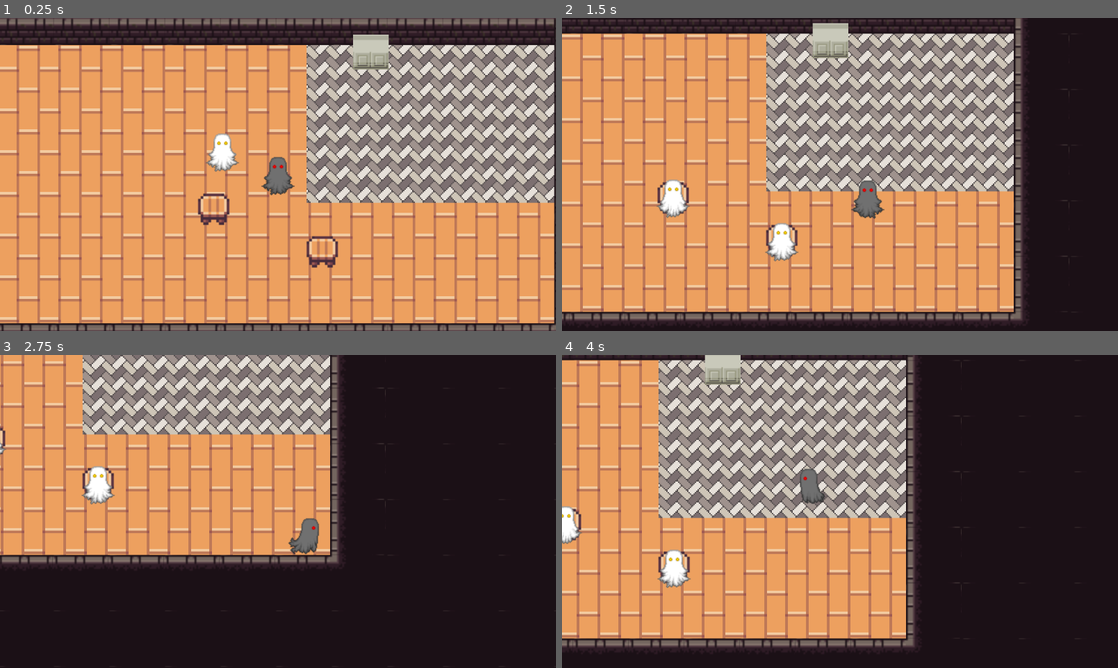
Above: before the commit, frames 1-4 (two rows, left to right).
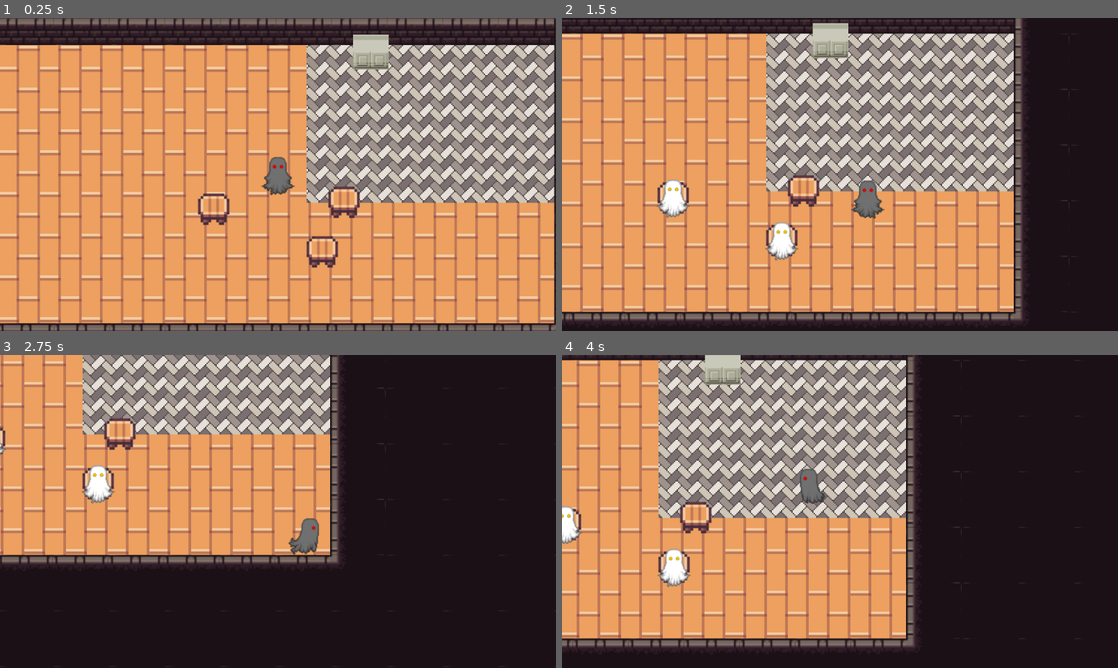
Above: after the commit, the same moments.

Repository: ikylios/GPC2022
Game: Godot game, scene res://scenes/Main.tscn
Same seed, same stepped clock (60 frames per second), same inputs: the game is played once before the commit and once after it.
Inputs:
- Up to frame 1 (0.25 s): no input
- Up to frame 2 (1.5 s): tap Enter (ui_accept) at 0.5, 0.77 s; hold D (move_right) 0.53-1.28 s; tap E (interact) at 0.6 s; hold S (move_down) from 1.28 s (still down); tap C at 1.35 s
- Up to frame 3 (2.75 s): tap Enter (ui_accept) at 1.52 s; release S (move_down) at 2.03 s; hold D (move_right) from 2.03 s (still down); tap E (interact) at 2.1 s
- Up to frame 4 (4 s): release D (move_right) at 2.78 s; hold W (move_up) 2.78-3.53 s; tap C at 2.85 s; tap Enter (ui_accept) at 3.02, 3.77 s; hold A (move_left) from 3.53 s (still down); tap E (interact) at 3.6 s

The runs differ from the first frame. In frame 1, 0.9% of the frame differs, in the area x 37-65%, y 36-64%; in frame 2, 0.7%; in frame 3, 0.7%; in frame 4, 0.7%.

Commit message:
stool is added to group  at its

Diff:
--- a/src/scenes/Main.gd
+++ b/src/scenes/Main.gd
@@ -42,8 +42,6 @@
 		self.add_child(customer_as_instance)
 		selected_customers.append(customer_as_instance)
 
-	get_node("@Ghost_NPC@2").global_position = Vector2(450, 250)
-
 	return selected_customers
 
 
--- a/src/scenes/Main.tscn
+++ b/src/scenes/Main.tscn
@@ -246,3 +246,6 @@
 
 [node name="Ingredients_box2" parent="." instance=ExtResource( 10 )]
 position = Vector2( 621, 136 )
+
+[node name="Stool3" parent="." instance=ExtResource( 7 )]
+position = Vector2( 590, 309 )
--- /dev/null
+++ b/src/scenes/Stool.gd
@@ -0,0 +1,7 @@
+extends Area2D
+
+
+func _ready():
+	#connect("npc_area_entered", get_parent(), "_on_NPC_area_entered")
+	#connect("npc_area_exited", get_parent(), "_on_NPC_area_exited")
+	add_to_group("free_seats")
--- a/src/scenes/Stool.tscn
+++ b/src/scenes/Stool.tscn
@@ -1,11 +1,13 @@
-[gd_scene load_steps=3 format=2]
+[gd_scene load_steps=4 format=2]
 
 [ext_resource path="res://assets/floor/stool.png" type="Texture" id=1]
+[ext_resource path="res://scenes/Stool.gd" type="Script" id=2]
 
 [sub_resource type="CircleShape2D" id=1]
 radius = 15.0333
 
 [node name="Stool" type="Area2D"]
+script = ExtResource( 2 )
 
 [node name="Sprite" type="Sprite" parent="."]
 texture = ExtResource( 1 )
